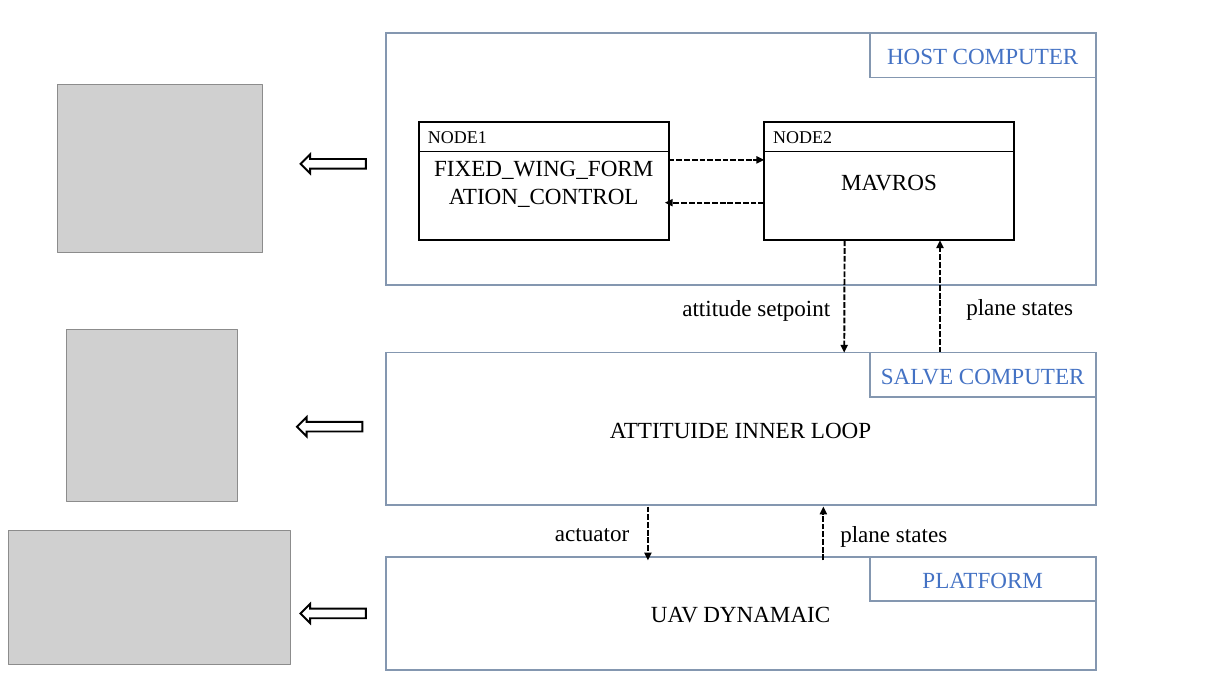
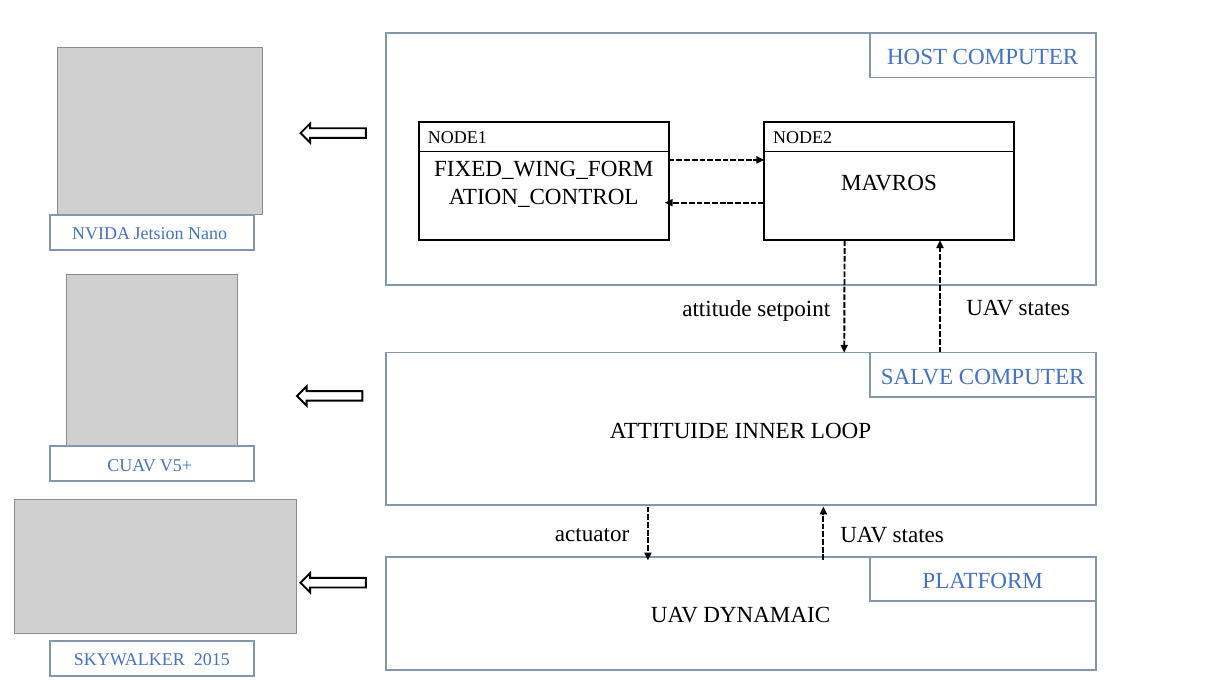
Before and after one commit to lee-shun/fixed_wing_formation_control, a slide deck: slide 1 of graduation_thesis/BIT-thesis-template-grd/figures/c4/c4.pptx. Drawn at 1232x693 pixels with LibreOffice and Linux fonts; fonts in the diff are those of the drawing; grey boxes stand for pictures. Boxes give left, top, right and bottom in pixels: in the first picture for what was removed or moved away, otherwise in the second. Text is boxed around its words. In the diff, an @@ line names an element or a change of style, - is before the commit and + after.

```diff
--- a/graduation_thesis/BIT-thesis-template-grd/figures/c4/c4.pptx
+++ b/graduation_thesis/BIT-thesis-template-grd/figures/c4/c4.pptx
@@ picture: place and size @@
-picture at [57,85,262,252]
+picture at [57,47,262,214]
@@ rectangle added at [50,215,253,250], outline #8497B0 1.5 pt, 14 pt, text #4472C4 @@
+NVIDA Jetsion Nano
@@ picture: place and size @@
-picture at [67,330,238,502]
+picture at [67,274,238,446]
@@ text at [966,299,1070,316]: text changed @@
-plane states
+UAV states
@@ rectangle added at [50,446,253,482], outline #8497B0 1.5 pt, 14 pt, text #4472C4 @@
+CUAV V5+
@@ picture: place and size @@
-picture at [8,531,291,665]
+picture at [14,499,297,633]
@@ text at [840,526,944,543]: text changed @@
-plane states
+UAV states
@@ 3 left arrows: place and size @@
-3 left arrows at [297,154,366,624]
+3 left arrows at [297,124,366,592]
@@ rectangle added at [50,641,253,677], outline #8497B0 1.5 pt, 14 pt, text #4472C4 @@
+SKYWALKER 2015
```
Also in this commit, not shown: 11 other files.
